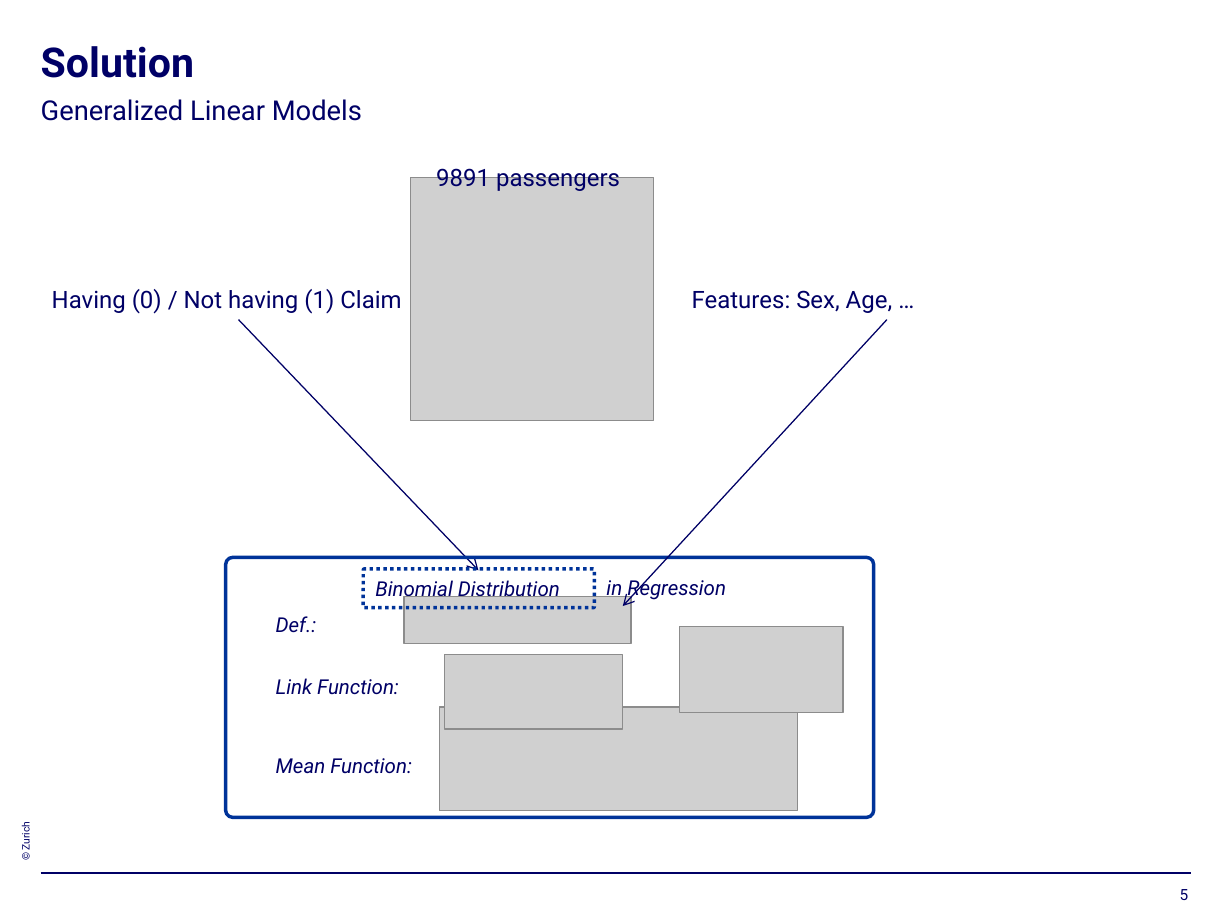
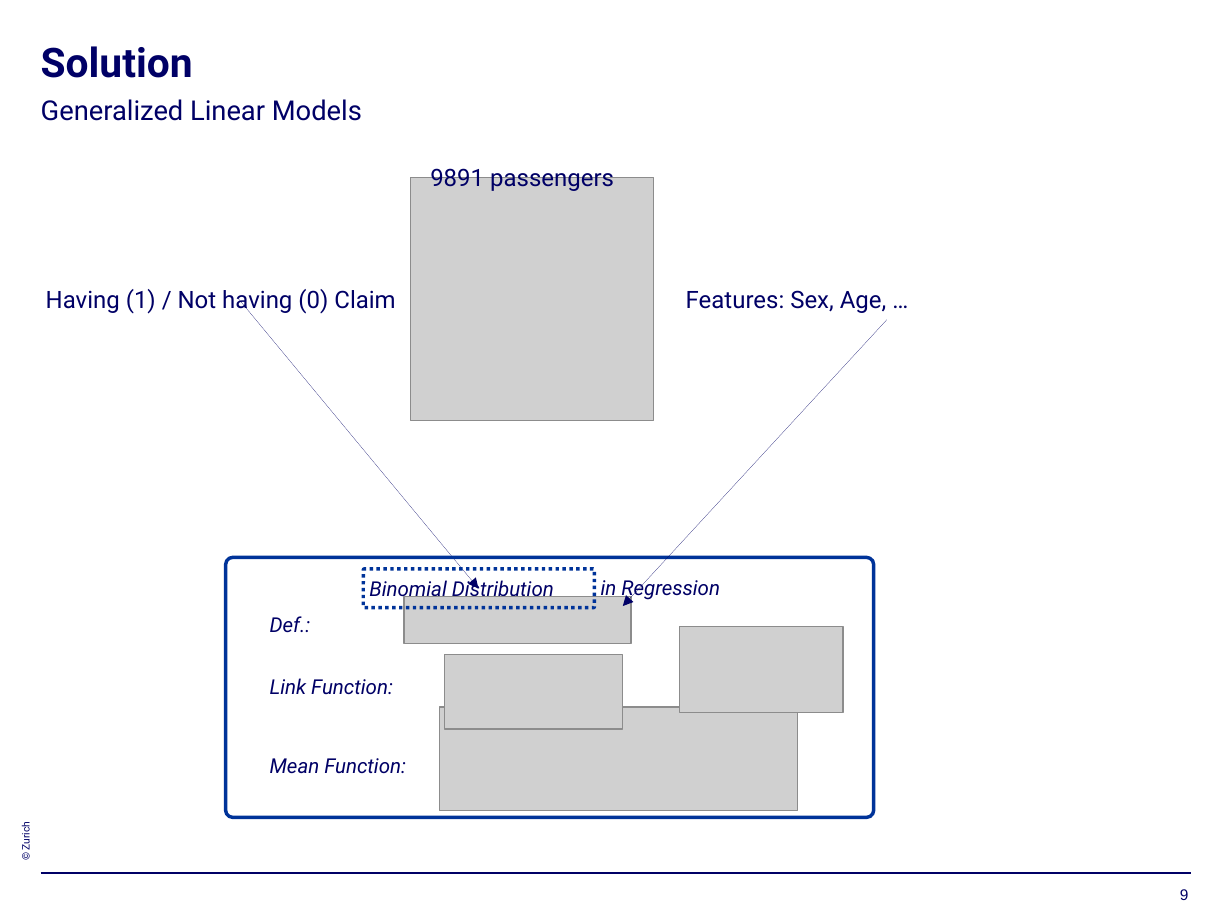
Before and after one commit to Gateux/titanic_euba, a slide deck: slide 9 of Titanic Exercise.pptx (slide 5 before the commit). Drawn at 1232x924 pixels with LibreOffice and Linux fonts; fonts in the diff are those of the drawing; grey boxes stand for pictures; background and template pictures are left out. Boxes give left, top, right and bottom in pixels: in the first picture for what was removed or moved away, otherwise in the second. Text is boxed around its words. In the diff, an @@ line names an element or a change of style, - is before the commit and + after.

```diff
--- a/Titanic Exercise.pptx
+++ b/Titanic Exercise.pptx
@@ title "Solution" at <box>41,46,193,78</box>: size 24 to 23.8 pt @@
@@ text at <box>46,289,395,314</box>: text changed @@
-Having (0) / Not having (1) Claim
+Having (1) / Not having (0) Claim
@@ arrow moved from (239, 319) - (478, 570) to (239, 299) - (478, 589) @@
@@ arrow (239, 299) - (478, 589): arrowheads changed @@
@@ arrow (887, 319) - (623, 606): arrowheads changed @@
@@ 7 texts: place and size @@
-7 texts at <box>276,164,893,774</box>
+7 texts at <box>270,164,887,774</box>
@@ page number removed at <box>1180,889,1189,900</box> @@
-5
@@ page number added at <box>1180,889,1189,900</box>, 9 pt, text #000066 @@
+9
```
Also in this commit, not shown: 9 other slides changed, 7 slides added, 4 slides removed, 10 other files.
